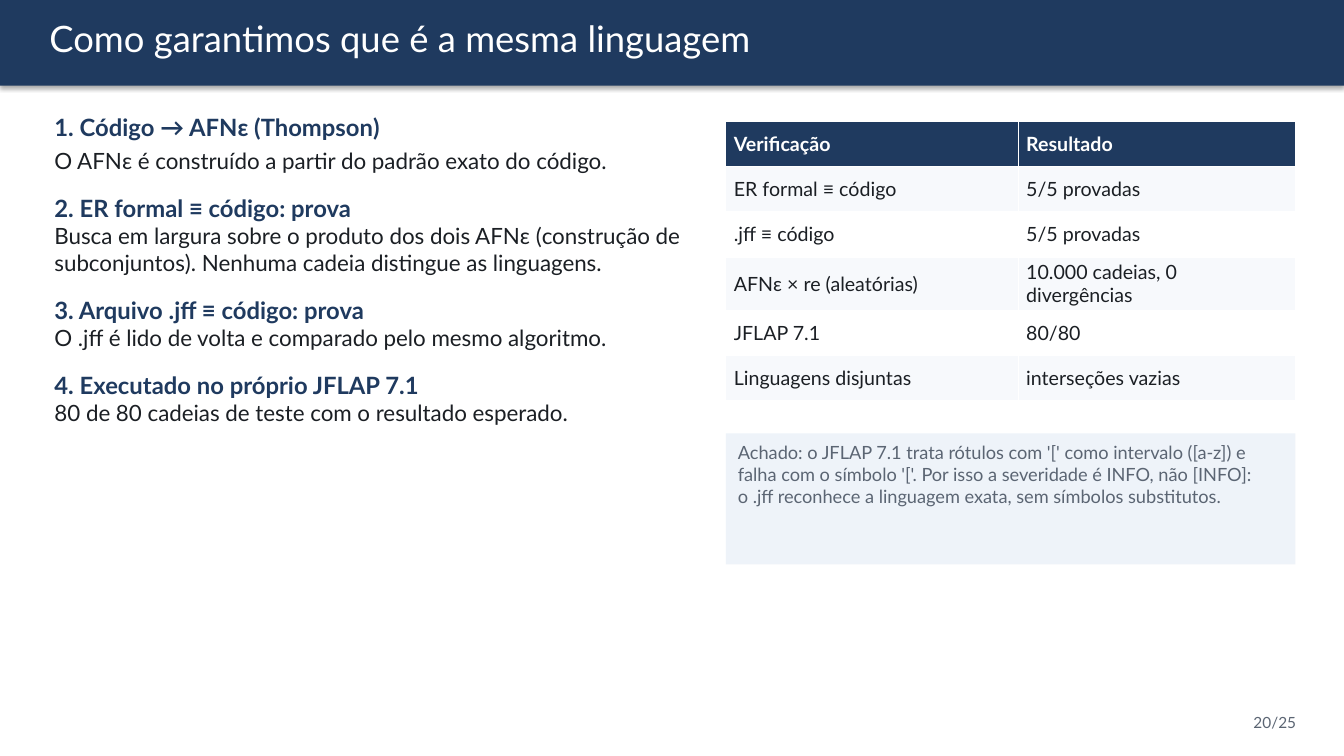
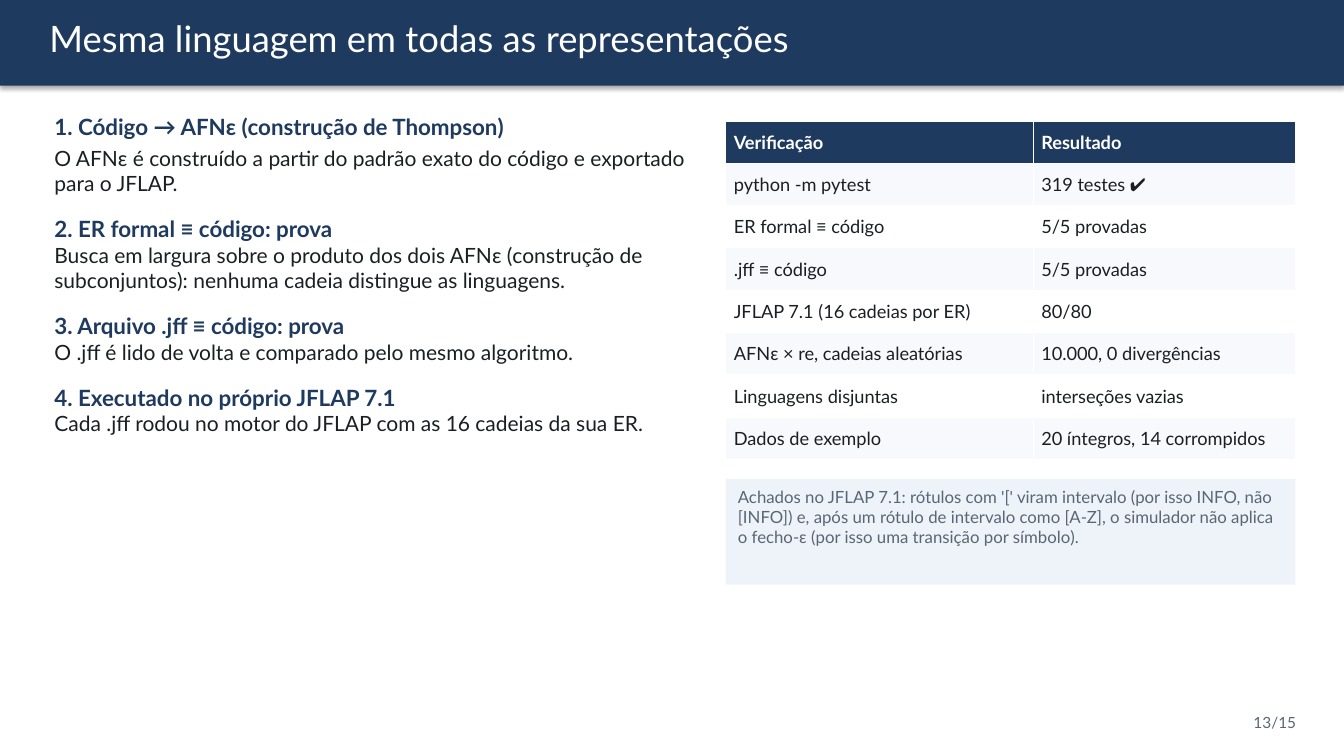
Before and after one commit to cauebarroso/Auditor-de-sensores-industriais-com-express-es-regulares, a slide deck: slide 13 of docs/Apresentacao.pptx (slide 20 before the commit). Drawn at 1344x756 pixels with LibreOffice and Linux fonts; fonts in the diff are those of the drawing. Boxes give left, top, right and bottom in pixels: in the first picture for what was removed or moved away, otherwise in the second. Text is boxed around its words. In the diff, an @@ line names an element or a change of style, - is before the commit and + after.

```diff
--- a/docs/Apresentacao.pptx
+++ b/docs/Apresentacao.pptx
@@ text at [49,25,789,59]: text changed @@
-Como garantimos que é a mesma linguagem
+Mesma linguagem em todas as representações
@@ text at [54,117,684,195]: text changed; size 16 to 15 pt @@
-1. Código → AFNε (Thompson)
-O AFNε é construído a partir do padrão exato do código.
+1. Código → AFNε (construção de Thompson)
+O AFNε é construído a partir do padrão exato do código e exportado para o JFLAP.
@@ table at [726,121,1296,460] @@
+row 2: python -m pytest | 319 testes ✔
-row 5, column 1: AFNε × re (aleatórias)
+row 5, column 1: JFLAP 7.1 (16 cadeias por ER)
-row 5, column 2: 10.000 cadeias, 0 divergências
+row 5, column 2: 80/80
-row 6, column 1: JFLAP 7.1
+row 6, column 1: AFNε × re, cadeias aleatórias
-row 6, column 2: 80/80
+row 6, column 2: 10.000, 0 divergências
+row 8: Dados de exemplo | 20 íntegros, 14 corrompidos
@@ text at [54,220,344,338]: size 17 to 16 pt in "2. ER formal ≡ código: prova", "3. Arquivo .jff ≡ código: prova", "4. Executado no próprio JFLAP 7.1"; size 16 to 15 pt in "O .jff é lido de volta e ..." @@
@@ text at [54,247,643,292]: text changed; size 16 to 15 pt @@
-Busca em largura sobre o produto dos dois AFNε (construção de subconjuntos). Nenhuma cadeia distingue as linguagens.
+Busca em largura sobre o produto dos dois AFNε (construção de subconjuntos): nenhuma cadeia distingue as linguagens.
@@ text at [54,415,643,435]: text changed; size 16 to 15 pt @@
-80 de 80 cadeias de teste com o resultado esperado.
+Cada .jff rodou no motor do JFLAP com as 16 cadeias da sua ER.
@@ rectangle "Achados no JFLAP 7.1: rótulos ...": place and size @@
-rectangle "Achados no JFLAP 7.1: rótulos ..." at [726,434,1296,565]
+rectangle "Achados no JFLAP 7.1: rótulos ..." at [726,479,1296,585]
@@ text in rectangle at [738,490,1273,546]: text changed; size 13 to 12 pt @@
-Achado: o JFLAP 7.1 trata rótulos com '[' como intervalo ([a-z]) e falha com o símbolo '['. Por isso a severidade é INFO, não [INFO]: o .jff reconhece a linguagem exata, sem símbolos substitutos.
+Achados no JFLAP 7.1: rótulos com '[' viram intervalo (por isso INFO, não [INFO]) e, após um rótulo de intervalo como [A-Z], o simulador não aplica o fecho-ε (por isso uma transição por símbolo).
@@ text at [1253,717,1296,729]: text changed @@
-20/25
+13/15
```
Also in this commit, not shown: 11 other slides changed, 2 slides added, 12 slides removed, 4 other files.
